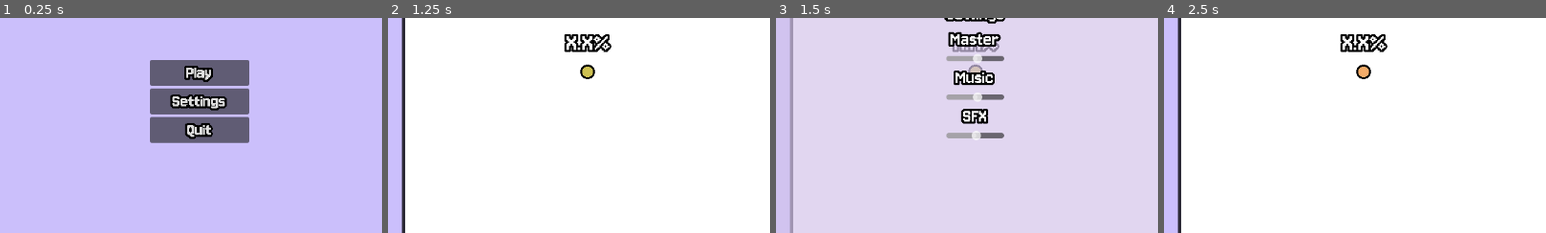
Above: before the commit, frames 1-4 (left to right).
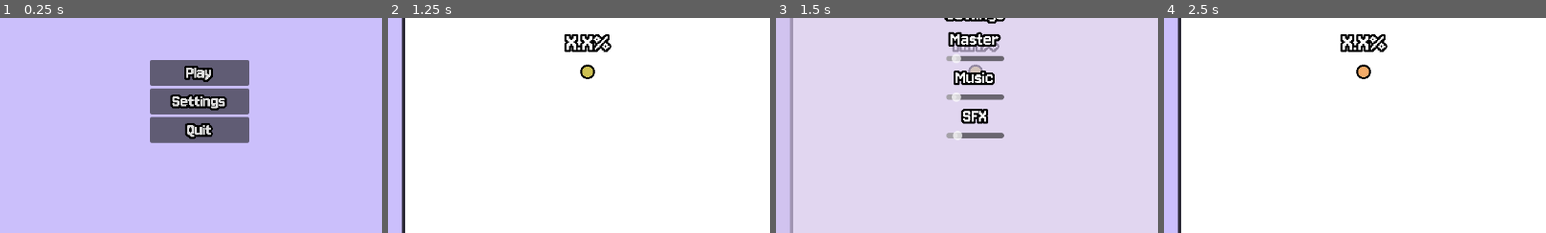
Above: after the commit, the same moments.

Repository: FennecKii/perfect-square
Game: Godot game, scene res://main_menu.tscn
Two runs of this game, one before a commit and one after it. Both use one fixed random seed, a clock stepped at 60 frames per second and the inputs below. Sound files missing from this copy of the repository are replaced by a short silence.
Inputs:
- Up to frame 1 (0.25 s): no input
- Up to frame 2 (1.25 s): click "Play" at 0.5 s
- Up to frame 3 (1.5 s): click "| |" at 1.25 s
- Up to frame 4 (2.5 s): click "X" at 2 s
The pictures show only the part of the screen within x 24-74%, y 41-91%; the shares and areas given below are measured in that part.

Frames 1-2 are identical in both runs. In frame 3, 0.7% of the frame differs, in the area x 46-54%, y 16-57%; in frame 4, nothing differs.

Commit message:
Reverted volume slider minimum value back to 0

Diff:
--- a/settings.tscn
+++ b/settings.tscn
@@ -59,7 +59,6 @@
 
 [node name="MasterVolumeSlider" type="HSlider" parent="CenterContainer/Panel/CenterContainer/VBoxContainer"]
 layout_mode = 2
-min_value = -10.0
 max_value = 10.0
 step = 0.1
 script = ExtResource("3_gc0em")
@@ -73,7 +72,6 @@
 
 [node name="MusicVolumeSlider" type="HSlider" parent="CenterContainer/Panel/CenterContainer/VBoxContainer"]
 layout_mode = 2
-min_value = -10.0
 max_value = 10.0
 step = 0.1
 script = ExtResource("3_gc0em")
@@ -87,8 +85,7 @@
 
 [node name="SFXVolumeSlider" type="HSlider" parent="CenterContainer/Panel/CenterContainer/VBoxContainer"]
 layout_mode = 2
-min_value = -10.0
-max_value = 10.0
+max_value = 5.0
 step = 0.1
 script = ExtResource("3_gc0em")
 bus_name = "SFX"
